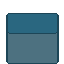
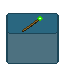
Layer changes from the first 64x64 image to the second:
removed layer "Layer 2" over left=22, top=16, right=43, bottom=32
painted on "Layer 1" over left=22, top=16, right=43, bottom=32
